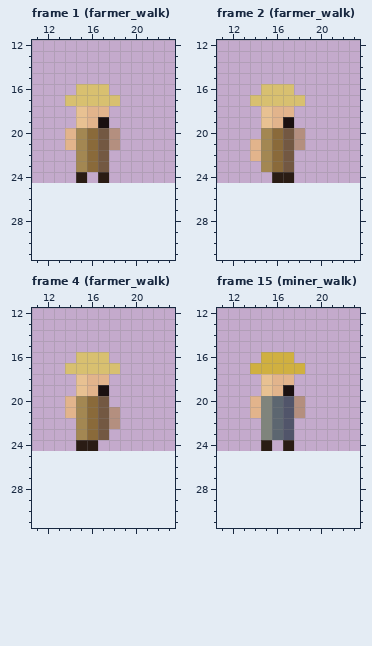
Pixel-art file, stored at art/townsfolk_humans.aseprite. Above: the version before the commit.
16x16 pixels, 70 frames. Colours within 5 levels of each other are drawn and written as one. Shown: frame 1 (farmer_walk): x 11..23, y 12..31; frame 2 (farmer_walk): x 11..23, y 12..31; frame 4 (farmer_walk): x 11..23, y 12..31; frame 15 (miner_walk): x 11..23, y 12..31. The old version is drawn lined up with the new one, on the new canvas. The commit also changed other frames, which this record leaves out.
After:
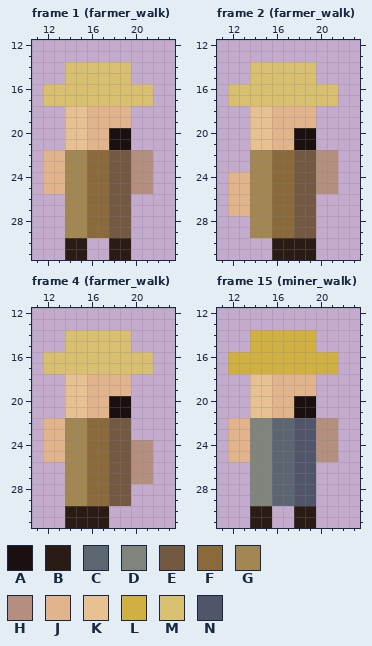
Palette (. is transparent): A #1a1010  B #2a1c14  C #5c6670  D #7f847c  E #735842  F #8a6a3a  G #a38752  H #b48f7f  J #e2b48c  K #e8c192  L #d0b040  M #d8c070  N #51556a
From old to new:
canvas 16x16 -> 32x32, the old top-left corner now at 8,9
Frame 1 (farmer_walk):
y 14..15: x 14..19 ...... -> MMMMMM
y 16: x 12..14 ... -> MMM; x 18..21 .... -> MMMM
y 17: x 12..13 .. -> MM; x 19..21 ... -> MMM
y 18: x 14 . -> K; x 18..19 .. -> JJ
y 19: x 14 . -> K; x 17..19 A.. -> JJJ
y 20..21: x 14..19 JGFEH. -> KKJJAA
y 22..23: x 12..14 ... -> JJG; x 17..21 E.... -> FEEHH
y 24: x 12..21 ...B.B.... -> JJGGFFEEHH
y 25: x 12..21 .......... -> JJGGFFEEHH
y 26..29: x 14..19 ...... -> GGFFEE
y 30..31: x 14..15 .. -> BB; x 18..19 .. -> BB
Frame 2 (farmer_walk):
y 14..15: x 14..19 ...... -> MMMMMM
y 16: x 12..14 ... -> MMM; x 18..21 .... -> MMMM
y 17: x 12..13 .. -> MM; x 19..21 ... -> MMM
y 18: x 14 . -> K; x 18..19 .. -> JJ
y 19: x 14 . -> K; x 17..19 A.. -> JJJ
y 20: x 14..19 .GFEH. -> KKJJAA
y 21: x 14..19 JGFEH. -> KKJJAA
y 22: x 14 J -> G; x 17..21 E.... -> FEEHH
y 23: x 14 . -> G; x 17..21 E.... -> FEEHH
y 24: x 12..21 ....BB.... -> JJGGFFEEHH
y 25: x 12..21 .......... -> JJGGFFEEHH
y 26..27: x 12..19 ........ -> JJGGFFEE
y 28..29: x 14..19 ...... -> GGFFEE
y 30..31: x 16..19 .... -> BBBB
Frame 4 (farmer_walk):
y 14..15: x 14..19 ...... -> MMMMMM
y 16: x 12..14 ... -> MMM; x 18..21 .... -> MMMM
y 17: x 12..13 .. -> MM; x 19..21 ... -> MMM
y 18: x 14 . -> K; x 18..19 .. -> JJ
y 19: x 14 . -> K; x 17..19 A.. -> JJJ
y 20: x 14..19 JGFE.. -> KKJJAA
y 21: x 14..19 JGFEH. -> KKJJAA
y 22: x 12..14 ... -> JJG; x 17..19 EH. -> FEE
y 23: x 12..14 ... -> JJG; x 17..19 E.. -> FEE
y 24: x 12..21 ...BB..... -> JJGGFFEEHH
y 25: x 12..21 .......... -> JJGGFFEEHH
y 26..27: x 14..21 ........ -> GGFFEEHH
y 28..29: x 14..19 ...... -> GGFFEE
y 30..31: x 14..17 .... -> BBBB
Frame 15 (miner_walk):
y 14..15: x 14..19 ...... -> LLLLLL
y 16: x 12..14 ... -> LLL; x 18..21 .... -> LLLL
y 17: x 12..13 .. -> LL; x 19..21 ... -> LLL
y 18: x 14 . -> K; x 18..19 .. -> JJ
y 19: x 14 . -> K; x 17..19 A.. -> JJJ
y 20..21: x 14..19 JDCNH. -> KKJJAA
y 22..23: x 12..14 ... -> JJD; x 17..21 N.... -> CNNHH
y 24: x 12..21 ...B.B.... -> JJDDCCNNHH
y 25: x 12..21 .......... -> JJDDCCNNHH
y 26..29: x 14..19 ...... -> DDCCNN
y 30..31: x 14..15 .. -> BB; x 18..19 .. -> BB
Where, in picture pixels (left, top, right, bottom), the same in both pictures:
changed: (43, 62, 153, 260)
changed: (228, 62, 338, 260)
changed: (43, 330, 153, 528)
changed: (228, 330, 338, 528)
